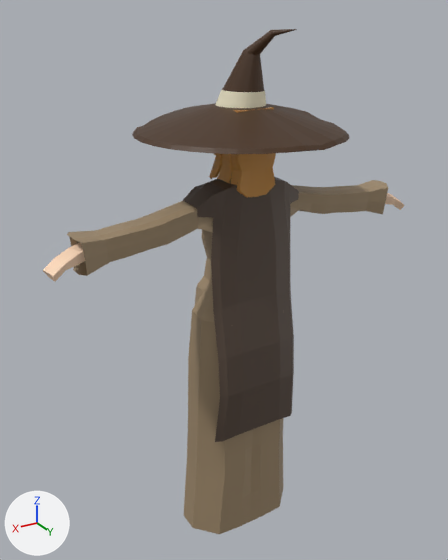
The FBX model ProjectR/Assets/4.Models/Player/player Wizard T.fbx, before and after one commit.
The view is the same before and after, from a 50 mm camera at (4.07, 6.4, 7.25) aimed at (0.08, -0.24, 3.93). Arrows for +X, +Y and +Z are at lower left; the lights stay in place. Where no turn or scale is listed for an object, it has been applied to the vertices.

The older version as bpy lines, for what is in view:
```python
me_cube_001 = bpy.data.meshes.new('Cube.001')
me_cube_001.from_pydata(...)  # 216 vertices, 192 faces; spans x -0.328..0.328, y -0.26..0.405, z 5.209..6.245
me_cube_001.materials.append(mat_hair)  # orange #c58c41
me_cube_005 = bpy.data.meshes.new('Cube.005')
me_cube_005.from_pydata(...)  # 117 vertices, 90 faces; spans x -0.74..0.74, y -0.3..0.62, z 1.92..5.42
# faces by material slot: [74, 16]
me_cube_005.materials.append(mat_hat)  # brown #55463c
me_cube_005.materials.append(mat_material_001)  # orange #e79e44
me_cylinder = bpy.data.meshes.new('Cylinder')
me_cylinder.from_pydata(...)  # 257 vertices, 257 faces; spans x -1.3..1.29, y -1.31..1.3, z 5.91..7.09
# faces by material slot: [225, 32]
me_cylinder.materials.append(mat_wutch_hat)  # brown #472d15
me_cylinder.materials.append(mat_hat_line)  # white #eee6c9
ob_cape = bpy.data.objects.new('Cape', me_cube_005)
ob_cape.location = (0.0, 0.0, 0.0)
ob_hair = bpy.data.objects.new('hair', me_cube_001)
ob_hair.location = (0.0, 0.0, 0.0)
ob_witch_hat = bpy.data.objects.new('witch hat', me_cylinder)
ob_witch_hat.location = (0.0, 0.0, 0.0)
# also in view: 'bady' at (0.0, -0.04, 3.12); 'hood' at (0.0, 0.01, 2.84)
```
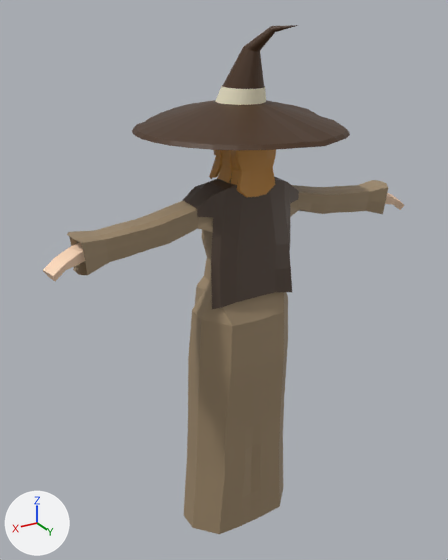
The newer file is also rescaled (x0.669) as a whole; pictures and numbers use the older file's frame.

Changed parts and their boxes [x1, y1, x2, y2] in the pictures (448 x 560 px; the box of a moved part takes in the faces that stretch with it):
'Cape', reshaped (50% shorter)
    before: [183, 177, 299, 442]
    after: [183, 177, 299, 309]
'witch hat', mesh moved
    before: [132, 29, 349, 154]
    after: [132, 25, 350, 150]
part 2 of me_cube_005, moved or reshaped
    before: [212, 246, 294, 442]
    after: [212, 246, 292, 309]

Patch to the scene script:
```diff
--- a/ProjectR/Assets/4.Models/Player/player Wizard T.fbx.py
+++ b/ProjectR/Assets/4.Models/Player/player Wizard T.fbx.py
@@ me_cylinder @@
 me_cylinder.from_pydata(...)  # 257 vertices, 257 faces; spans x -1.3..1.29, y -1.31..1.3, z 5.91..7.09
 # used by ob_witch_hat; location = (0.0, 0.0, 0.0)
+# me_cylinder part 1: the whole mesh is moved by (0.0, 0.0, 0.04)
 me_cylinder.materials.append(mat_wutch_hat)
@@ me_cube_005 @@
 # used by ob_cape; location = (0.0, 0.0, 0.0)
-me_cube_005.from_pydata(...)  # 117 vertices, 90 faces; spans x -0.74..0.74, y -0.3..0.62, z 1.92..5.42
+me_cube_005.from_pydata(...)  # 110 vertices, 84 faces; spans x -0.74..0.74, y -0.3..0.48, z 3.84..5.42
+# me_cube_005 part 2
+# 21 vertices are removed from x -0.64..0.64, y 0.46..0.62, z 1.92..3.26
+# 24 faces are deleted
+# 5 vertices in x -0.29..0.59, y 0.36..0.46, z 3.84..3.91 move by (0.0, -0.04, 0.33)
+# 2 vertices move from x -0.59..-0.52, y 0.36..0.43, z 3.84..3.87 to x -0.59..-0.52, y 0.29..0.43, z 4.17..4.2
+# 14 vertices are added at x -0.58..0.59, y 0.28..0.48, z 3.84..4.86
+# 18 new faces join them, mat_hat (brown #55463c)
 me_cube_005.materials.append(mat_hat)
```
